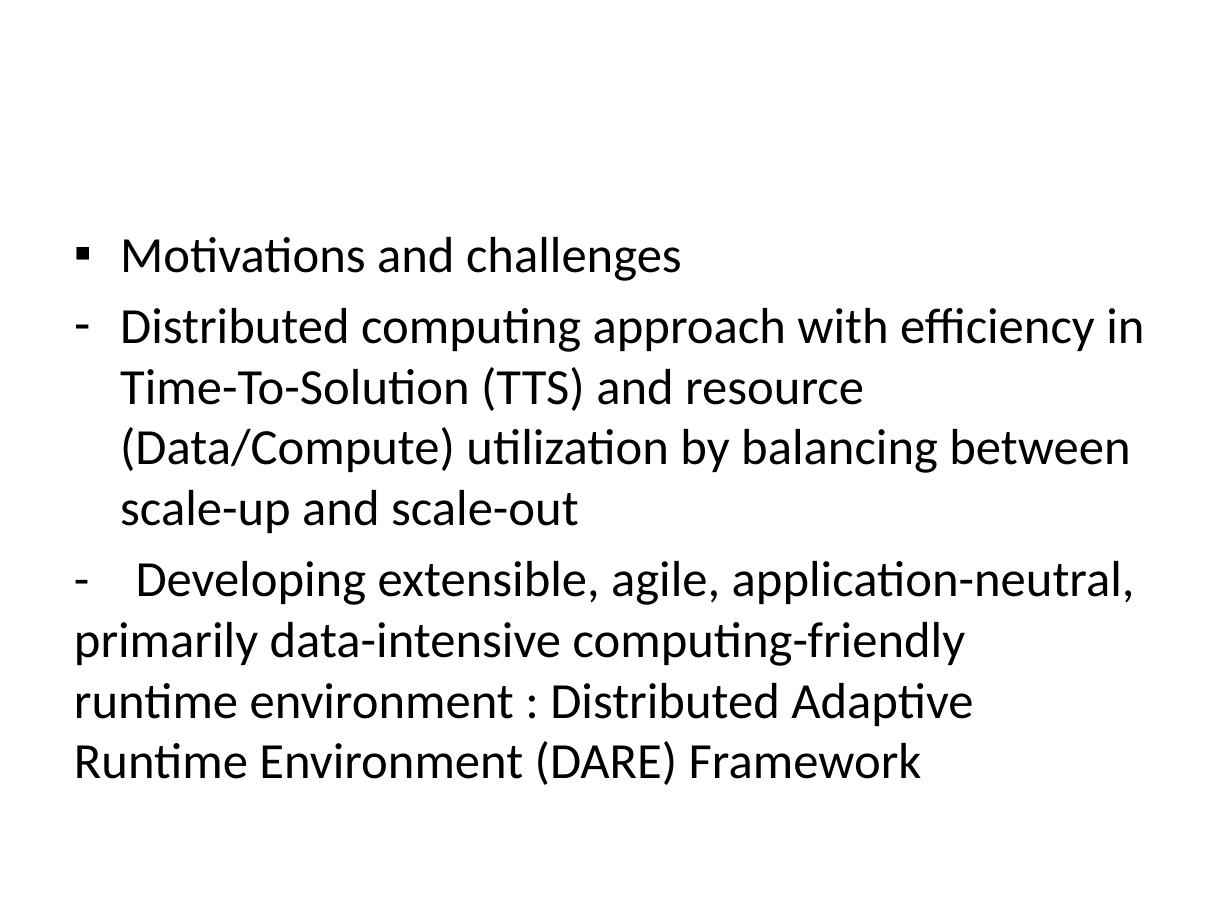
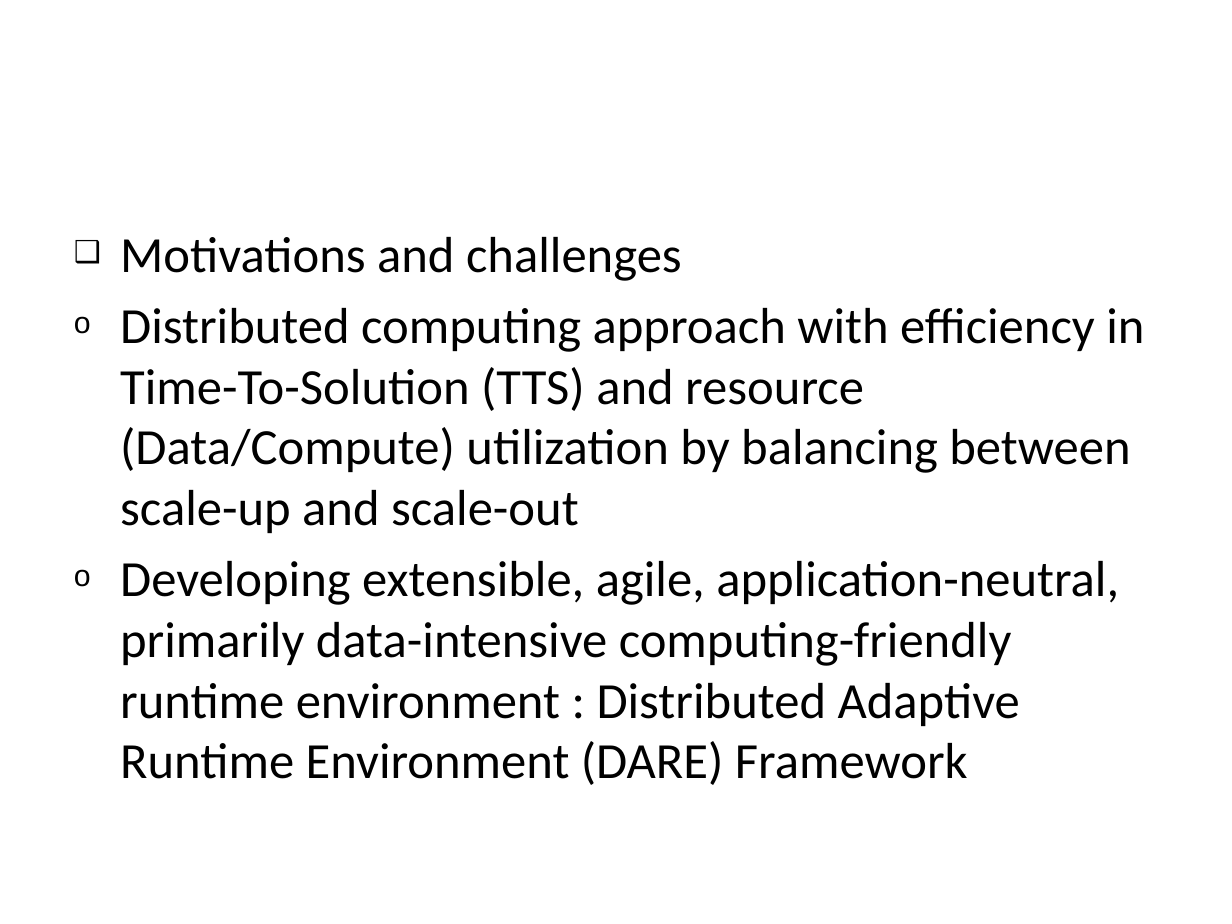
Before and after one commit to saga-project/saga-cpp-legacy-projects, a slide deck: slide 8 of papers/tg11-dare/XD-TALK/PSC-workshop.pptx (slide 9 before the commit). Drawn at 1232x924 pixels with LibreOffice and Linux fonts; fonts in the diff are those of the drawing. Boxes give left, top, right and bottom in pixels: in the first picture for what was removed or moved away, otherwise in the second. Text is boxed around its words. In the diff, an @@ line names an element or a change of style, - is before the commit and + after.

```diff
--- a/papers/tg11-dare/XD-TALK/PSC-workshop.pptx
+++ b/papers/tg11-dare/XD-TALK/PSC-workshop.pptx
@@ text at <box>120,561,1119,785</box>: text changed @@
-- Developing extensible, agile, application-neutral, primarily data-intensive computing-friendly runtime environment : Distributed Adaptive Runtime Environment (DARE) Framework
+o Developing extensible, agile, application-neutral, primarily data-intensive computing-friendly runtime environment : Distributed Adaptive Runtime Environment (DARE) Framework
```
Also in this commit, not shown: 7 other slides changed, 1 slide removed.
